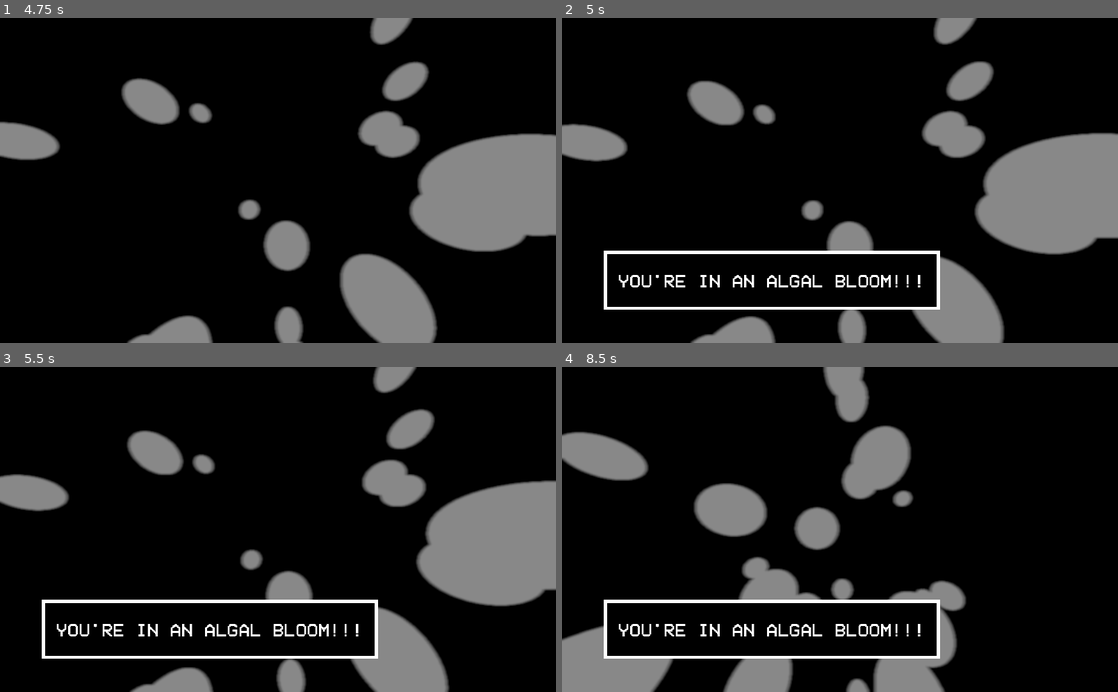
Above: before the commit, frames 1-4 (two rows, left to right).
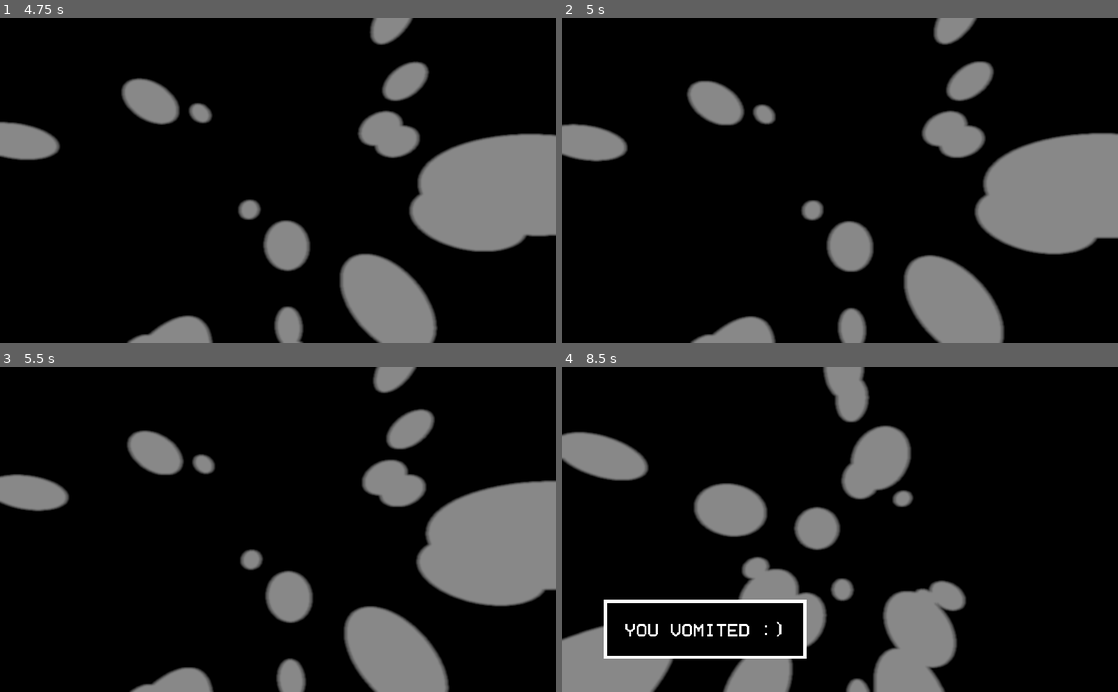
Above: after the commit, the same moments.

Repository: Tass0sm/brine-shrimp-sim-2
Game: Godot game, scene res://scenes/Intro.tscn
The game is run twice, just before and just after one commit, with the same random seed, the same clock (stepped at 60 frames per second) and the same inputs.
Inputs:
- Up to frame 1 (4.75 s): click "Play Game" at 0.5 s; tap Enter at 1.25, 1.35, 2.1, 2.85, 3.6, 4.35 s
- Up to frame 2 (5 s): no input
- Up to frame 3 (5.5 s): tap Enter at 5.1 s
- Up to frame 4 (8.5 s): tap Enter every 0.75 s from 5.85 to 8.1 s

Frame 1 is identical in both runs. In frame 2, 3.3% of the frame differs, in the area x 7-68%, y 71-90%; in frame 3, 3.3%; in frame 4, 3.4%, in the area x 10-68%, y 71-90%.

Commit message:
Re implement event system

Diff:
--- a/scenes/EventManager.gd
+++ b/scenes/EventManager.gd
@@ -1,17 +1,52 @@
 extends Node
 
+signal mate
 signal vomit
+signal normal
 
-# Declare member variables here. Examples:
-# var a = 2
-# var b = "text"
+# The event manager is like a state machine. There is a normal state in the
+# center. Every time the timer elapses, it randomly moves to one of the event
+# states. We'll change it later if we want to make events not mutually
+# exclusive. AFter an event, the event timer is paused and a wait timer is
+# started. Once the wait timer elapses we move back to the normal state and
+# restart the event timer.
 
+# an array of events,
+# (space lower bound, space upper bound, label, wait_time)
+var event_array = [[0.0, 0.1, "mate",  10.0],
+				   [0.1, 0.2, "vomit", 10.0]]
+
+var current_state = "normal"
+
+func choose_event():
+	var v = rand_range(0.0,1.0)
+
+	for event in event_array:
+		var lower_bound = event[0]
+		var upper_bound = event[1]
+		var event_type = event[2]
+		var wait_time = event[3]
+
+		if lower_bound < v and v < upper_bound:
+			current_state = event_type
+			emit_signal(event_type)
+			$EventPeriodTimer.stop()
+			$WaitTimer.wait_time = wait_time
+			$WaitTimer.start()
 
 # Called when the node enters the scene tree for the first time.
 func _ready():
 	pass # Replace with function body.
 
-
 # Called every frame. 'delta' is the elapsed time since the previous frame.
 #func _process(delta):
 #	pass
+
+func _on_WaitTimer_timeout():
+	$EventPeriodTimer.start()
+	emit_signal("normal")
+	$WaitTimer.stop()
+
+func _on_EventPeriodTimer_timeout():
+	print("event")
+	choose_event()
--- a/scenes/World.gd
+++ b/scenes/World.gd
@@ -23,42 +23,18 @@
 	$ambience.play()
 	pass
 
+# simulating random processes
+#func _process(delta):
+#	pass
 
-# simulating random processes
-func _process(delta):
-	time += delta
-	random_processes()
+func _on_EventManager_vomit():
+	$GUI/vomit_popup.show()
+	$fx_vomit3.play()
 
+func _on_EventManager_mate():
+	$GUI/mating_popup.show()
+	$fx_splat1.play()
 
-func random_processes():
-	if !get_tree().paused and eventTakingPlace == false:
-		var randval = rand_range(0.0,1.0)
-		if randval < (3.0/(60.0*60.0)) and randval > (2.0/(60.0*60.0)):
-			# algal bloom event!
-			$GUI/algal_bloom_popup.show()
-			$fx_vomit3.play()
-			eventTakingPlace = true
-			eventBeginTime = time
-			eventType = 'algalBloom'
-		elif randval < (2.0/(60.0*60.0)) and randval > (1.0/(60.0*60.0)):
-			get_tree().paused = true
-			$GUI/vomit_popup.show()
-			$fx_vomit3.play()
-		elif randval < (1.0/(60.0*60.0)):
-			get_tree().paused = true
-			$GUI/mating_popup.show()
-			$fx_splat1.play()
-	if time > eventDuration + eventBeginTime:
-		eventTakingPlace = false
-		if eventType == 'algalBloom':
-			$GUI/algal_bloom_popup.hide()
-	if eventTakingPlace:
-		if eventType == 'algalBloom':
-			pass
-
-func _unhandled_input(event):
-	if event is InputEventKey:
-		if event.pressed and event.scancode == KEY_ENTER:
-			$GUI/vomit_popup.hide()
-			$GUI/mating_popup.hide()
-			get_tree().paused = false
+func _on_EventManager_normal():
+	$GUI/vomit_popup.hide()
+	$GUI/mating_popup.hide()
--- a/scenes/World.tscn
+++ b/scenes/World.tscn
@@ -40,6 +40,17 @@
 [node name="EventManager" type="Node" parent="."]
 script = ExtResource( 2 )
 
+[node name="EventPeriodTimer" type="Timer" parent="EventManager"]
+wait_time = 5.0
+autostart = true
+
+[node name="WaitTimer" type="Timer" parent="EventManager"]
+wait_time = 5.0
+
 [node name="GUI" parent="." instance=ExtResource( 7 )]
 
+[connection signal="mate" from="EventManager" to="." method="_on_EventManager_mate"]
+[connection signal="normal" from="EventManager" to="." method="_on_EventManager_normal"]
 [connection signal="vomit" from="EventManager" to="." method="_on_EventManager_vomit"]
+[connection signal="timeout" from="EventManager/EventPeriodTimer" to="EventManager" method="_on_EventPeriodTimer_timeout"]
+[connection signal="timeout" from="EventManager/WaitTimer" to="EventManager" method="_on_WaitTimer_timeout"]
